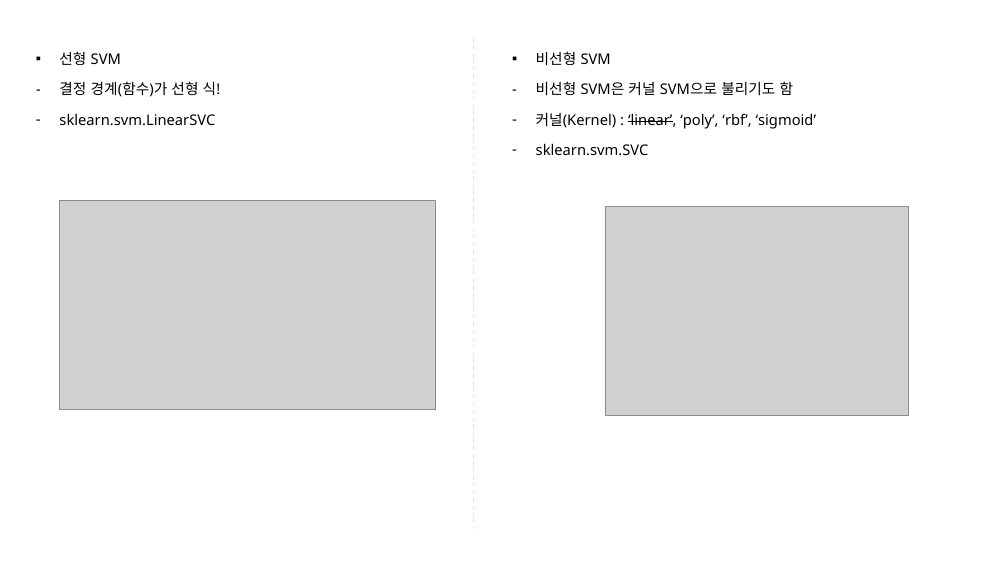
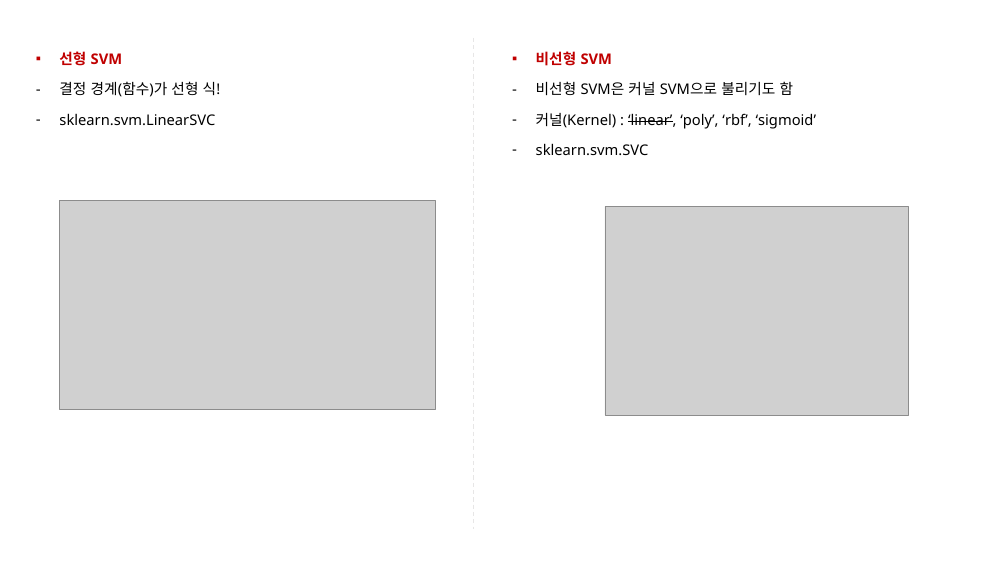
Before and after one commit to Kwan-Gu/data_science, a slide deck: slide 2 of ML/HandsOn/05/05_서포트벡터머신.pptx. Drawn at 1008x567 pixels with LibreOffice and Linux fonts; fonts in the diff are those of the drawing; grey boxes stand for pictures. Boxes give left, top, right and bottom in pixels: in the first picture for what was removed or moved away, otherwise in the second. Text is boxed around its words. In the diff, an @@ line names an element or a change of style, - is before the commit and + after.

```diff
--- a/ML/HandsOn/05/05_서포트벡터머신.pptx
+++ b/ML/HandsOn/05/05_서포트벡터머신.pptx
@@ text at (59, 51, 123, 66): text colour #000000 to #C00000, bold on in "선형 SVM" @@
@@ text at (536, 51, 613, 66): text colour #000000 to #C00000, bold on in "비선형 SVM" @@
```
Also in this commit, not shown: 2 other slides changed, 3 slides added, 1 slide removed.
